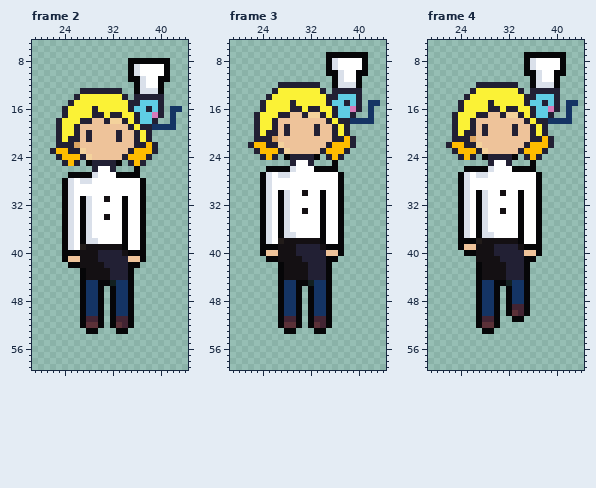
A pixel-art file gets an edit: PlayerM32x32.ase. That is the earlier state.
64x64 pixels, 7 frames. Colours within 5 levels of each other are drawn and written as one. Shown: frame 2: x 19..44, y 5..59; frame 3: x 19..44, y 5..59; frame 4: x 19..44, y 5..59. The commit also changed other frames, which this record leaves out.
The result:
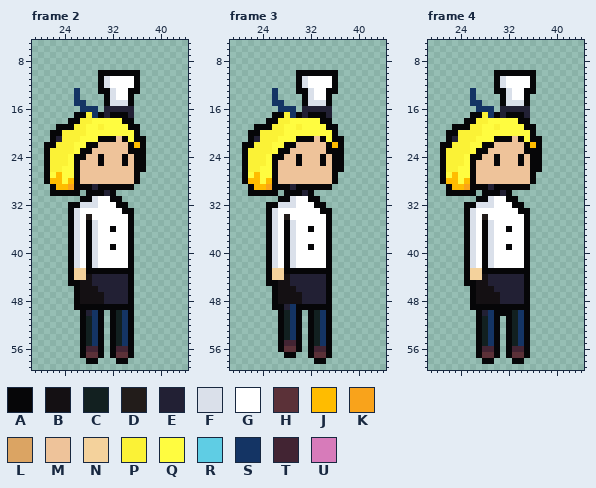
Palette (. is transparent): A #060608  B #141013  C #122020  D #221c1a  E #222034  F #dae0ea  G #ffffff  H #5b3138  J #ffbc00  K #f9a31b  L #dba463  M #eec39a  N #f4d29c  P #fbf236  Q #fffc40  R #5fcde4  S #143464  T #422433  U #d77bba
Changes in this commit:
Changed rows in their new state; - is an unchanged pixel.
Frame 2, layer "Layer 1":
first column x 21:
 8 --------------.......--
 9 --------------.......--
10 ---------AAAAA-A.....--
11 ---------AFGGGG-.....--
12 ---------AFGGGG-....---
13 -----S...AAFGGA-....---
14 -----S....AFGGA.....---
15 ----.SS...AFFFA.....---
16 ---...SSS.EEEE-.....-..
17 ---..AA-SAEAAAE.....-.-
18 --..AAPPQQQQQAA....--.-
19 --AAAPPQQPQQQQAA......-
20 -AA--PPQQQQQQQQA..-----
21 -A--PPQQQAAAMAQAA.-----
22 AAPPPQQAA-----AJA..----
23 APPPPQAA------AAA..----
24 APPPQAAM-A---AMAA.-----
25 APPPQAMMMAMMMAMAA------
26 APPQQAMMMMMMMMM-A------
27 AQJQQ-MMMMMMMMM--------
28 AJJQJAMMMMMMMMMA.------
29 -AJJKAAAEAAAAAA..------
30 -AA-AA.AAAEA.....------
31 ---...-AF-GAA....------
32 ---.AAF-F---A-...------
33 ---.AFGG------A..------
34 ---.AFGD--G--GA..------
35 ---.AFGAF----GA..------
36 ---.AFGAF--A-GA..------
37 ---.AFGAF----GA..------
38 ---.AFGA-----GA..------
39 ---.AFGAFGGAGGA..------
40 ---.-FGAFGGGGG-..------
41 ---.AFGAFGGGGGA..------
42 -----FGAFGGGGG-.-------
43 ----ANNAAAAAAA---------
44 ----ANN-EEE------------
45 ----AABBEEEEEE---------
46 -----ABBBEEEEE---------
47 -----ABBBBEEEE---------
48 -----ABBBBEEEE---------
49 -----A-AA-A-AA---------
50 -------E----C----------
51 -------CS---CS---------
52 -------CS---CS---------
53 ------ACSA-ACSA--------
54 ------ACSA-ACSA--------
55 ------ACSA-ACSA--------
56 ------ATTA-ATTA--------
57 ------AHHA-AHHA--------
58 -------AA---AA---------
Frame 3, layer "Layer 1":
first column x 21:
 7 --------------.......--
 8 --------------.......--
 9 --------------.......--
10 ---------AAAAA--.....--
11 ---------AFGGGG-....---
12 ------...AFGGGG-....---
13 -----S...AAFGGAA....---
14 ----.S....AFGGA.....---
15 ---..SS...AFFFA.....-..
16 ---...SSS.E--EE.....-.-
17 --...AAPSA-AAAE....--.-
18 --..AAPPQQQQQAA.......-
19 --AAAPPQQPQQQQAA..-----
20 -AA-PPPQQQQQQQQA..-----
21 -A-PPPQQQAAA-AQAA..----
22 AAPPPQQAA-----A-A..----
23 APPPPQAA-----MAAA.-----
24 APPPQAAMMAMMMAMAA------
25 APPPQAMMMAMMMAM-A------
26 APPQQ-MMMMMMMMM-A------
27 AQJQQAMMMMMMMMMA.------
28 AJJQJAMMMMMMMMMA.------
29 -AJJKAAAEAAAAAA..------
30 -AA-AA.AAAEA.....------
31 ---...-AF--AA....------
32 ---.AAF-F---A-...------
33 ---.AFGG--G---A..------
34 ---.AFGD-----GA..------
35 ---.AFGAF----GA..------
36 ---.AFGAF--A-GA..------
37 ---.AFGA-----GA..------
38 ---.AFGAFGGGGGA..------
39 ---.-FGAFGGAGG-..------
40 ---.AFGAFGGGGGA..------
41 -----FGAFGGGGG-.-------
42 ----AFGAFGGGGG---------
43 ----ANNAAAAAAA---------
44 ----ANN-EEE------------
45 ----AABBEEEEEE---------
46 -----ABBBEEEEE---------
47 -----ABBBBEEEE---------
48 -----ABBBBEEEE---------
49 -----A-E--A-AA---------
50 -------C----C----------
51 -------CS---CS---------
52 -------CS---CS---------
53 ------ACSA-ACSA--------
54 ------ACSA-ACSA--------
55 ------ATTA-ACSA--------
56 ------AHHA-ATTA--------
57 -------AA--AHHA--------
58 ------------AA---------
Frame 4, layer "Layer 1":
first column x 21:
 7 --------------.......--
 8 --------------.......--
 9 --------------.......--
10 ---------AAAAA--.....--
11 ---------AFGGGG-....---
12 ------...AFGGGG-....---
13 -----S...AAFGGAA....---
14 ----.S....AFGGA.....---
15 ---..SS...AFFFA.....-..
16 ---...SSS.E--EE.....-.-
17 --...AAPSA-AAAE....--.-
18 --..AAPPQQQQQAA.......-
19 --AAAPPQQPQQQQAA..-----
20 -AA-PPPQQQQQQQQA..-----
21 -A-PPPQQQAAA-AQAA..----
22 AAPPPQQAA-----A-A..----
23 APPPPQAA-----MAAA.-----
24 APPPQAAMMAMMMAMAA------
25 APPPQAMMMAMMMAM-A------
26 APPQQ-MMMMMMMMM-A------
27 AQJQQAMMMMMMMMMA.------
28 AJJQJAMMMMMMMMMA.------
29 -AJJKAAAEAAAAAA..------
30 -AA-AA.AAAEA.....------
31 ---...-AF--AA....------
32 ---.AAF-F---A-...------
33 ---.AFGG--G---A..------
34 ---.AFGD-----GA..------
35 ---.AFGAF----GA..------
36 ---.AFGAF--A-GA..------
37 ---.AFGA-----GA..------
38 ---.-FGAFGGGGGA..------
39 ---.AFGAFGGAGG-..------
40 -----FGAFGGGGGA..------
41 ----AFGAFGGGGG-.-------
42 ----AFGAFGGGGG---------
43 ----ANNAAAAAAA---------
44 ----ANN-EEE------------
45 ----AABBEEEEEE---------
46 -----ABBBEEEEE---------
47 -----ABBBBEEEE---------
48 -----ABBBBEEEE---------
49 -----A-AA-A-AA---------
50 -------E--A-CS---------
51 -------CS--ACSA--------
52 -------CS--ACSA--------
53 ------ACSA-ACSA--------
54 ------ACSA-ACSA--------
55 ------ACSA-ACSA--------
56 ------ATTA-ATTA--------
57 ------AHHA-AHHA--------
58 -------AA---AA---------
